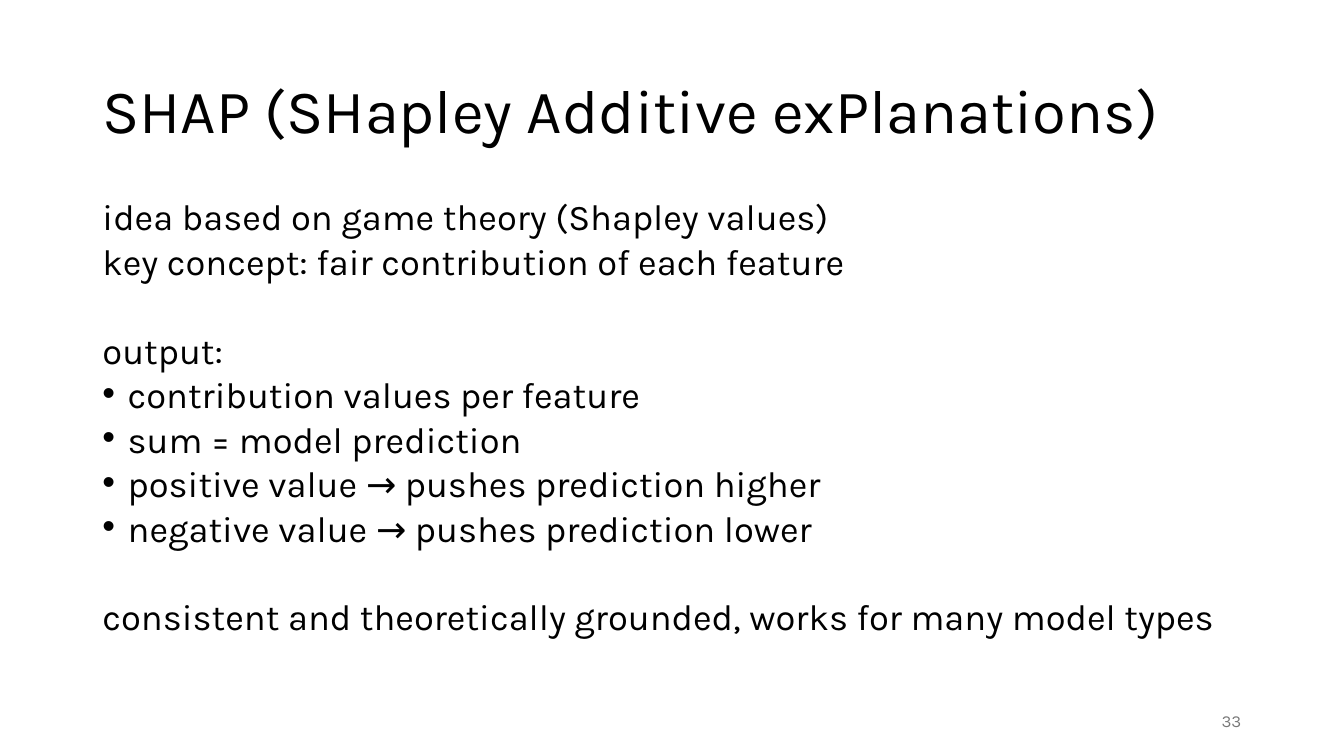
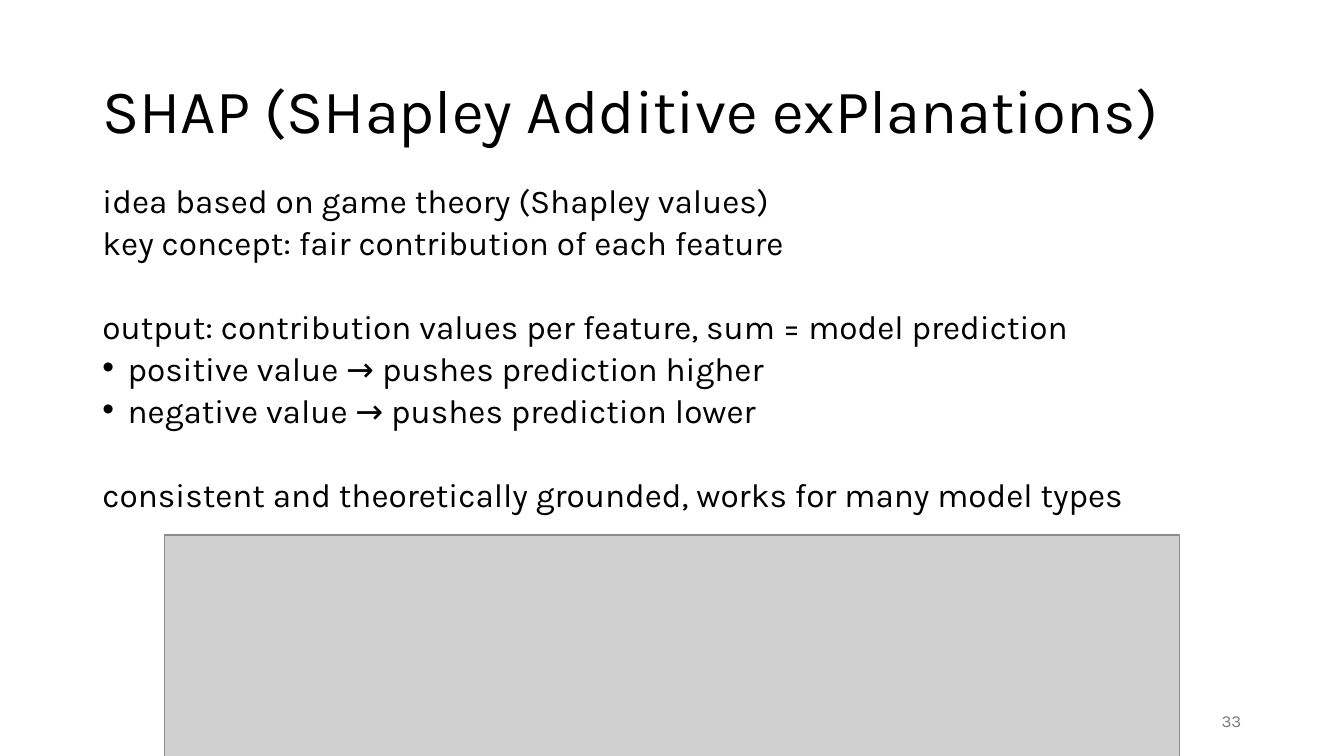
Before and after one commit to FelixWick/data_science, a slide deck: slide 33 of slides/7_model_evaluation.pptx. Drawn at 1344x756 pixels with LibreOffice and Linux fonts; fonts in the diff are those of the drawing; grey boxes stand for pictures. Boxes give left, top, right and bottom in pixels: in the first picture for what was removed or moved away, otherwise in the second. Text is boxed around its words. In the diff, an @@ line names an element or a change of style, - is before the commit and + after.

```diff
--- a/slides/7_model_evaluation.pptx
+++ b/slides/7_model_evaluation.pptx
@@ text "idea based on game theory ...": place and size @@
-text "idea based on game theory ..." at (102,204,1213,639)
+text "idea based on game theory ..." at (102,189,1123,516)
@@ text at (102,189,1123,516): size 25.9 to 23.8 pt in "idea based on game theory (Shapley values)", "key concept: fair contribution of each feature", "positive value → pushes prediction higher", "negative value → pushes prediction lower" and 1 more places @@
@@ text at (102,316,1068,347): text changed; size 25.9 to 23.8 pt @@
-output:
-• contribution values per feature
-• sum = model prediction
+output: contribution values per feature, sum = model prediction
@@ picture added at (164,535,1181,756) @@
```
Also in this commit, not shown: 2 other slides changed, 1 slide added, 2 other files.
